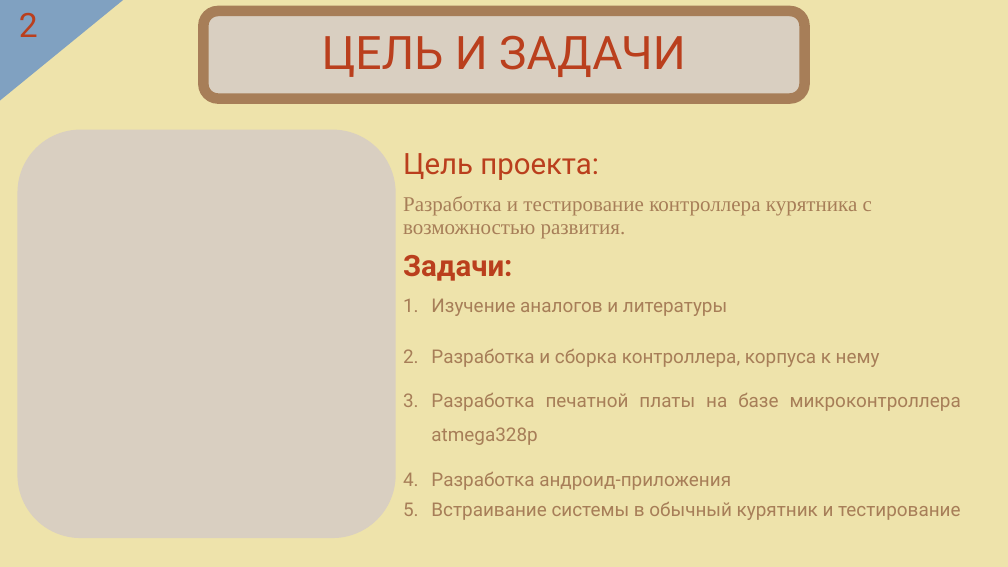
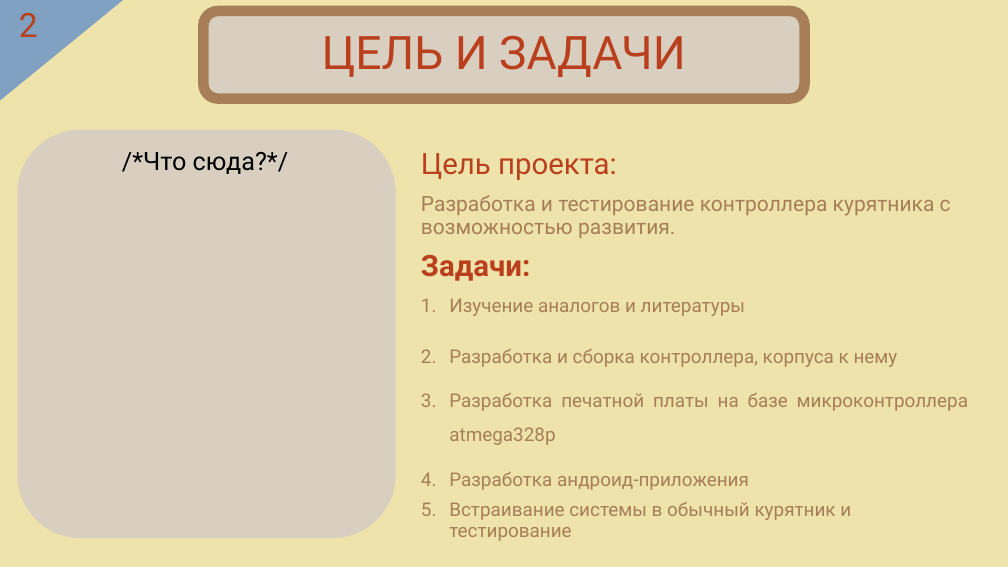
Before and after one commit to OneTwoZzzPlus/chicken, a slide deck: slide 2 of Documents/SChickenPresent-SakulinIM.pptx. Drawn at 1008x567 pixels with LibreOffice and Linux fonts; fonts in the diff are those of the drawing. Boxes give left, top, right and bottom in pixels: in the first picture for what was removed or moved away, otherwise in the second. Text is boxed around its words. In the diff, an @@ line names an element or a change of style, - is before the commit and + after.

```diff
--- a/Documents/SChickenPresent-SakulinIM.pptx
+++ b/Documents/SChickenPresent-SakulinIM.pptx
@@ text "Цель проекта:": place and size @@
-text "Цель проекта:" at <box>403,153,961,520</box>
+text "Цель проекта:" at <box>421,153,968,520</box>
@@ text added at <box>122,152,289,174</box>, 24 pt, text #000000 @@
+/*Что сюда?*/
@@ text at <box>421,195,951,238</box>: font Times New Roman to Roboto in "Разработка и тестирование контроллера курятника с возможност ..." @@
```
Also in this commit, not shown: 2 other slides changed, 1 slide added, 3 other files.
